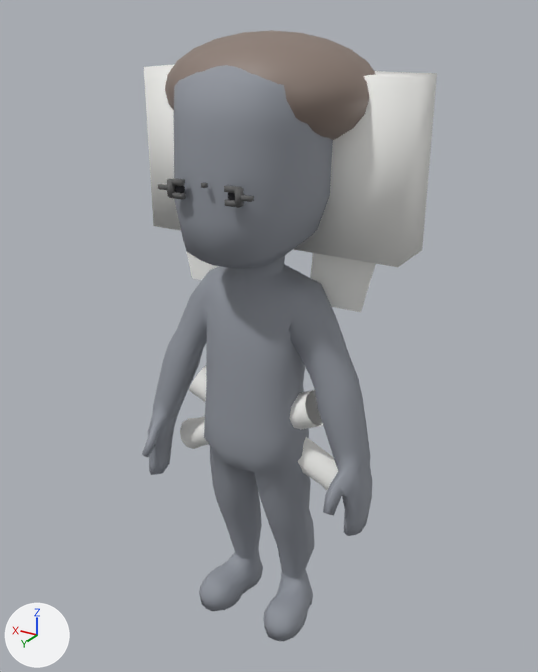
The glTF model unity/Assets/Art/EarlyGame/staff-kit/staff-researcher-idle.glb as it was, and as the next commit left it.
Camera for both pictures: a 50 mm lens placed at (-1.028, 1.96, 1.798), pointed at (0.0, 0.247, 0.941). Every picture has the same lights, and +X, +Y and +Z are marked at lower left. The older version comes first. Where no turn or scale is listed for an object, it has been applied to the vertices. Vertices at exactly the same position are counted once.

The first picture shows 'KenneyResearcherStock', 'ResearcherGlasses', 'ResearcherHairCap', 'ResearcherLabCoat' and 2 more.
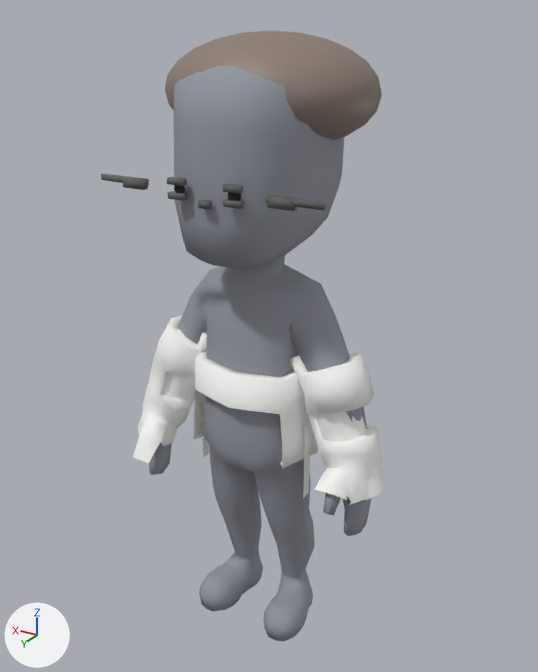
What differs and where, as boxes [x1, y1, x2, y2] in the pictures (538 x 672 px; the box of a moved part takes in the faces that stretch with it):
'ResearcherLabCoat', reshaped (14% narrower, 55% shorter)
    before: [144, 64, 437, 490]
    after: [133, 315, 384, 505]
'ResearcherGlasses', reshaped, moved (133% wider, 26% taller)
    before: [158, 178, 254, 208]
    after: [101, 173, 326, 211]
part 1 of me_cube, moved or reshaped
    before: [167, 179, 175, 197]
    after: [122, 176, 148, 190]
part 2 of me_cube, moved or reshaped
    before: [168, 178, 185, 186]
    after: [101, 173, 149, 186]
part 3 of me_cube, moved or reshaped
    before: [169, 192, 186, 200]
    after: [167, 177, 187, 186]
part 4 of me_cube, moved or reshaped
    before: [235, 188, 244, 207]
    after: [167, 191, 187, 201]
part 5 of me_cube, moved or reshaped
    before: [224, 185, 242, 193]
    after: [267, 195, 297, 211]
part 6 of me_cube, moved or reshaped
    before: [224, 199, 240, 208]
    after: [266, 195, 326, 210]
part 7 of me_cube, moved or reshaped
    before: [201, 182, 208, 188]
    after: [223, 184, 243, 194]
part 8 of me_cube, moved or reshaped
    before: [158, 183, 167, 190]
    after: [223, 199, 244, 209]
part 9 of me_cube, moved or reshaped
    before: [240, 194, 254, 202]
    after: [198, 199, 212, 209]
part 10 of me_researcherlabcoatmesh, deleted
    before: [144, 64, 181, 231]
part 11 of me_researcherlabcoatmesh, deleted
    before: [293, 71, 437, 267]
part 12 of me_researcherlabcoatmesh, deleted
    before: [186, 251, 220, 280]
part 13 of me_researcherlabcoatmesh, deleted
    before: [310, 253, 376, 312]
part 14 of me_researcherlabcoatmesh, built on
    before: [180, 366, 338, 490]
    after: [133, 315, 384, 505]

What the commit changed:
me_cube is used by ob_researcherglasses; location (-0.001, 0.543, 1.419).
me_cube had 72 vertices, 108 faces and spanned x -0.133..0.133, y -0.008..0.008, z -0.025..0.021.
me_cube now has 72 vertices, 108 faces and spans x -0.315..0.315, y -0.009..0.009, z -0.035..0.027.
me_cube part 1: the loose piece of 8 vertices spanning x 0.09..0.104, y -0.007..0.008, z -0.022..0.019 is scaled about its middle by (4.58, 1.03, 0.629), then moved by (0.113, 0.0, 0.004).
me_cube part 2: the loose piece of 8 vertices spanning x 0.061..0.1, y -0.007..0.007, z 0.008..0.021 is scaled about its middle by (3.64, 0.978, 1.09), then moved by (0.163, 0.001, -0.007).
me_cube part 3: the loose piece of 8 vertices spanning x 0.061..0.1, y -0.007..0.007, z -0.025..-0.011 is scaled about its middle by (1.18, 1.13, 1.13), then moved by (0.0, 0.0, 0.038).
me_cube part 4: the loose piece of 8 vertices spanning x -0.104..-0.09, y -0.008..0.007, z -0.022..0.019 is scaled about its middle by (3.19, 1.05, 0.373), then moved by (0.177, 0.001, -0.013).
me_cube part 5: the loose piece of 8 vertices spanning x -0.1..-0.061, y -0.007..0.007, z 0.008..0.021 is scaled about its middle by (1.7, 1.11, 1.91), then moved by (-0.129, -0.001, -0.012).
me_cube part 6: the loose piece of 8 vertices spanning x -0.1..-0.061, y -0.007..0.007, z -0.025..-0.011 is scaled about its middle by (3.64, 0.978, 1.09), then moved by (-0.163, -0.001, 0.025).
me_cube part 7: the loose piece of 8 vertices spanning x -0.005..0.005, y -0.006..0.006, z 0.01..0.02 is scaled about its middle by (4.41, 1.25, 1.48), then moved by (-0.08, 0.0, 0.004).
me_cube part 8: the loose piece of 8 vertices spanning x 0.098..0.133, y -0.007..0.007, z -0.008..0.004 is scaled about its middle by (1.35, 1.15, 1.31), then moved by (-0.196, -0.001, -0.013).
me_cube part 9: the loose piece of 8 vertices spanning x -0.133..-0.098, y -0.007..0.007, z -0.008..0.004 is scaled about its middle by (0.874, 1.13, 1.46), then moved by (0.115, 0.0, -0.025).
me_researcherlabcoatmesh is used by ob_researcherlabcoat; location (0.0, 0.295, 0.0).
me_researcherlabcoatmesh had 268 vertices, 470 faces and spanned x -0.388..0.388, y -0.199..0.085, z 0.508..1.668.
me_researcherlabcoatmesh now has 714 vertices, 1268 faces and spans x -0.408..0.408, y -0.114..0.234, z 0.516..0.961.
me_researcherlabcoatmesh part 10: the loose piece of 8 vertices spanning x 0.061..0.388, y -0.197..-0.025, z 1.221..1.668 is deleted.
me_researcherlabcoatmesh part 11: the loose piece of 8 vertices spanning x -0.388..-0.061, y -0.199..-0.027, z 1.221..1.668 is deleted.
me_researcherlabcoatmesh part 12: the loose piece of 4 vertices spanning x 0.118..0.382, y -0.076..-0.059, z 1.066..1.514 is deleted.
me_researcherlabcoatmesh part 13: the loose piece of 4 vertices spanning x -0.382..-0.118, y -0.079..-0.061, z 1.066..1.514 is deleted.
me_researcherlabcoatmesh part 14: 240 vertices removed from x -0.295..0.295, y -0.063..0.085, z 0.508..0.835; 714 vertices added at x -0.408..0.408, y -0.114..0.234, z 0.516..0.961.
Other edits to the shape of me_researcherlabcoatmesh do not show in these pictures.
Object 'ResearcherGlasses' (ob_researcherglasses) moves from (-0.001, 0.543, 1.419) to (-0.001, 0.543, 1.415).
